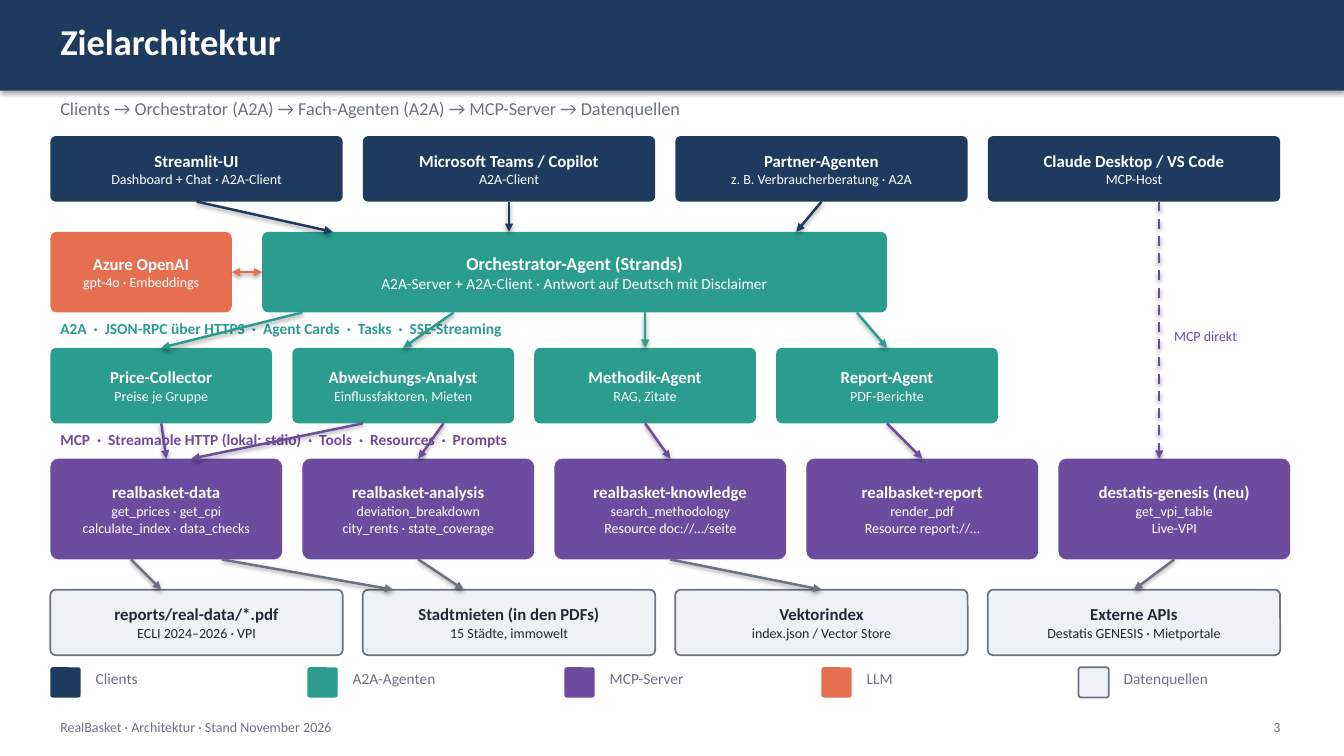
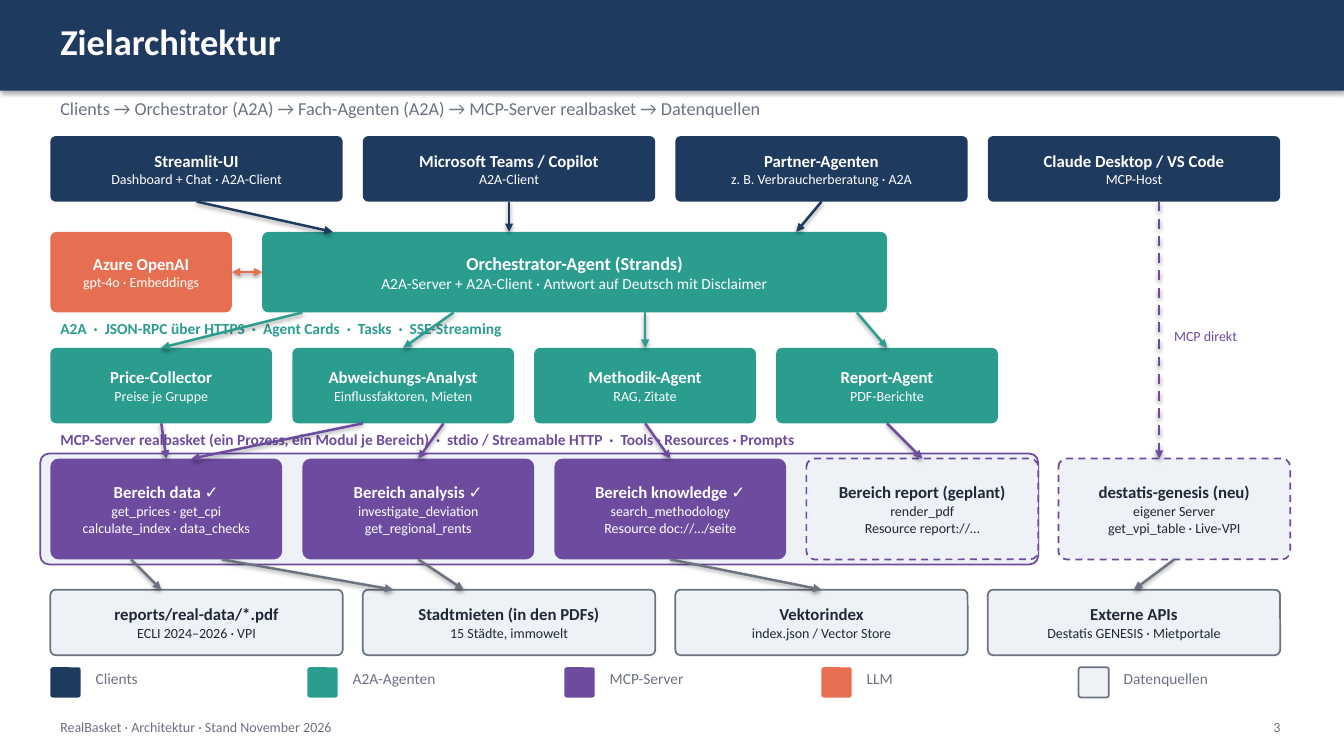
Before and after one commit to ValentinIliu1212/real-basket, a slide deck: slide 3 of docs/architecture/RealBasket_Architektur_Vorschlag_MCP_A2A.pptx. Drawn at 1344x756 pixels with LibreOffice and Linux fonts; fonts in the diff are those of the drawing. Boxes give left, top, right and bottom in pixels: in the first picture for what was removed or moved away, otherwise in the second. Text is boxed around its words. In the diff, an @@ line names an element or a change of style, - is before the commit and + after.

Commit message:
MCP phase 1: one MCP server 'realbasket' with areas data, analysis, knowledge
- mcp_servers/server.py builds one server from data_tools, analysis_tools, knowledge_tools (--areas for a later split); console script real-basket-mcp

- analysis tools (investigate_deviation, get_regional_rents) moved from in-process Strands tools to MCP

- orchestrator uses a single MCPClient (stdio or MCP_URL); collector sub-agent filtered to get_prices

- fix: investigate_deviation(level=category) no longer overwrites the driver list with category labels

- 45 tests incl. MCP contract and stdio end-to-end tests; README, process doc and architecture decks updated

```diff
--- a/docs/architecture/RealBasket_Architektur_Vorschlag_MCP_A2A.pptx
+++ b/docs/architecture/RealBasket_Architektur_Vorschlag_MCP_A2A.pptx
@@ text at (x1=60, y1=102, x2=760, y2=118): text changed @@
-Clients → Orchestrator (A2A) → Fach-Agenten (A2A) → MCP-Server → Datenquellen
+Clients → Orchestrator (A2A) → Fach-Agenten (A2A) → MCP-Server realbasket → Datenquellen
@@ text at (x1=60, y1=432, x2=794, y2=450): text changed @@
-MCP · Streamable HTTP (lokal: stdio) · Tools · Resources · Prompts
+MCP-Server realbasket (ein Prozess, ein Modul je Bereich) · stdio / Streamable HTTP · Tools · Resources · Prompts
@@ rounded rectangle added at (x1=40, y1=454, x2=1038, y2=565), fill #EEF2F7, outline #6D4C9F 1.25 pt @@
@@ rounded rectangle "Bereich report (geplant)" at (x1=807, y1=459, x2=1038, y2=560): fill #6D4C9F to #EEF2F7; outline none to #6D4C9F 1.25 pt dashed @@
@@ text in rounded rectangle at (x1=807, y1=459, x2=1038, y2=560): text changed; text colour #FFFFFF to #1F2937 @@
-realbasket-report
+Bereich report (geplant)
@@ rounded rectangle "destatis-genesis (neu)" at (x1=1059, y1=459, x2=1291, y2=560): fill #6D4C9F to #EEF2F7; outline none to #6D4C9F 1.25 pt dashed @@
@@ text in rounded rectangle at (x1=114, y1=486, x2=201, y2=498): text changed @@
-realbasket-data
+Bereich data ✓
@@ text in rounded rectangle at (x1=354, y1=486, x2=478, y2=536): text changed @@
-realbasket-analysis
-deviation_breakdown
-city_rents · state_coverage
+Bereich analysis ✓
+investigate_deviation
+get_regional_rents
@@ text in rounded rectangle at (x1=595, y1=486, x2=727, y2=501): text changed @@
-realbasket-knowledge
+Bereich knowledge ✓
@@ text in rounded rectangle at (x1=865, y1=506, x2=980, y2=536): text colour #FFFFFF to #1F2937 in "render_pdf", "Resource report://…" @@
@@ text in rounded rectangle at (x1=1099, y1=486, x2=1250, y2=501): text colour #FFFFFF to #1F2937 in "destatis-genesis (neu)" @@
@@ text in rounded rectangle at (x1=1108, y1=506, x2=1240, y2=536): text changed; text colour #FFFFFF to #1F2937 @@
-get_vpi_table
-Live-VPI
+eigener Server
+get_vpi_table · Live-VPI
```
Also in this commit, not shown: 8 other slides changed, 1 slide added, 22 other files.
